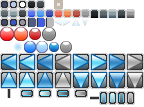
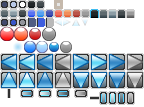
Comparing the layer stacks of the two (144, 107) images. Changes:
painted on "tab front bg" over [90,9,99,18]
